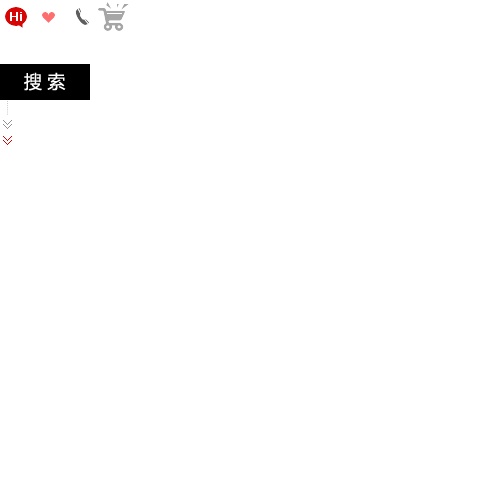
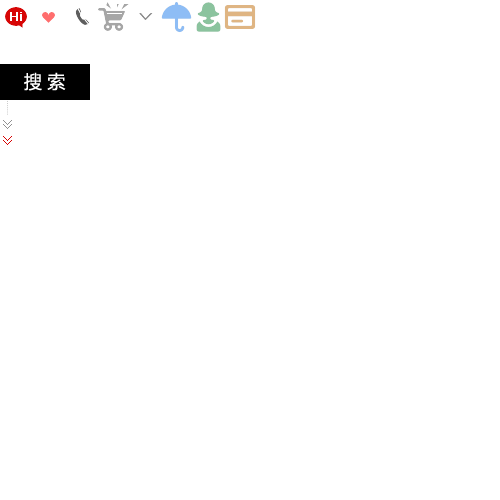
Layers edited between the first and the second 500 × 500 image:
added layer "图层 11" above "图层 10" over [224, 5, 256, 29]
added layer "图层 10" above "图层 9" over [196, 2, 221, 32]
added layer "图层 9" above "图层 8" over [161, 2, 192, 32]
added layer "图层 8" above "图层 7" over [139, 13, 153, 20]
